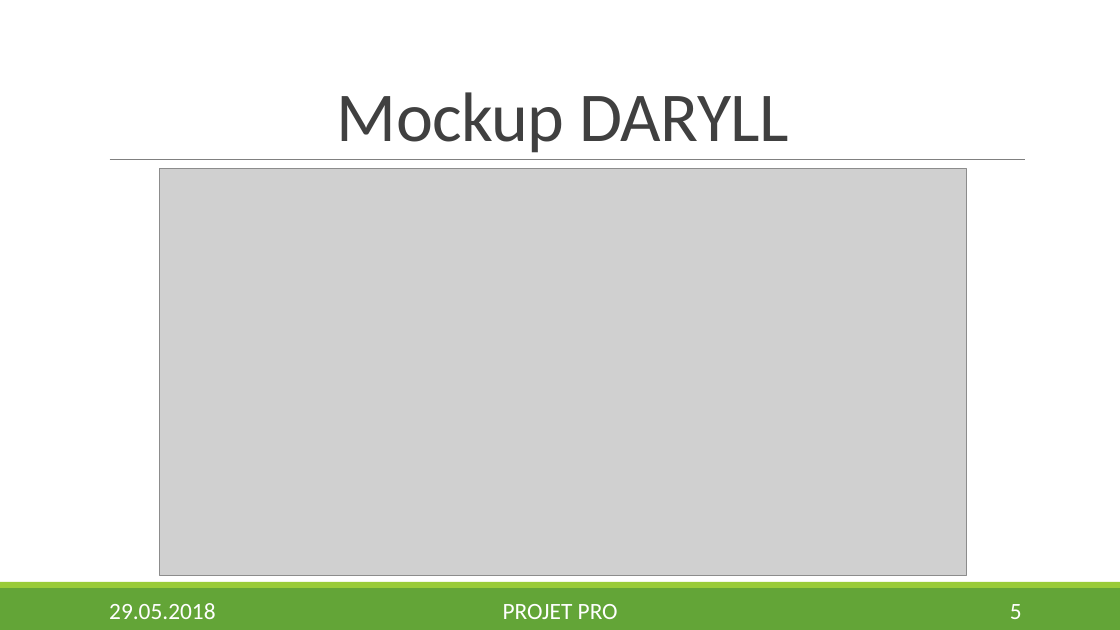
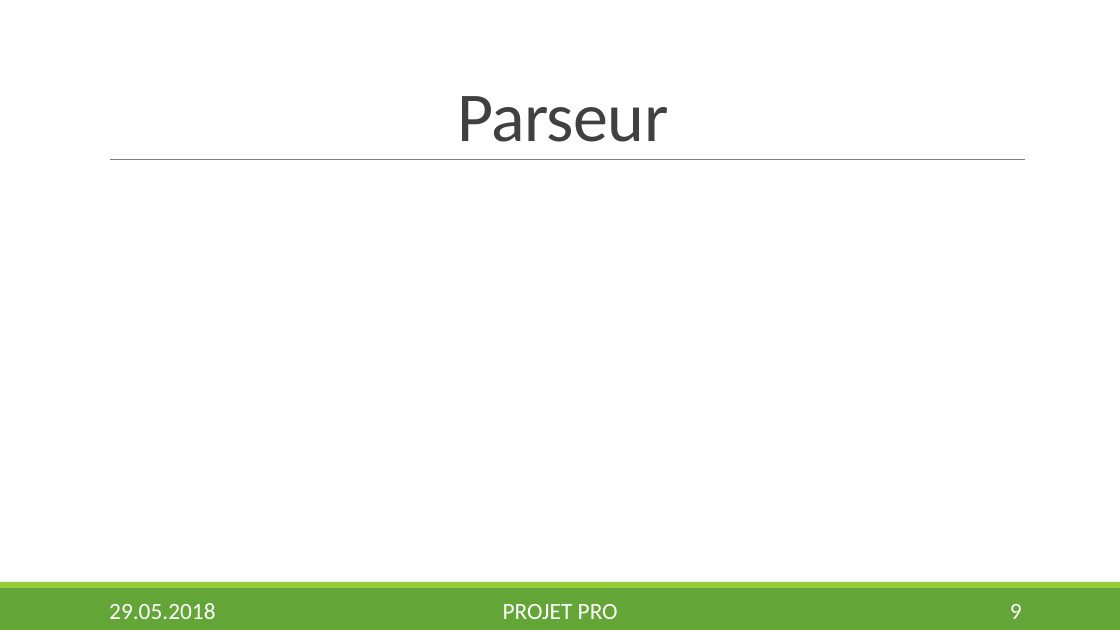
Before and after one commit to Nyahon/PRO, a slide deck: slide 9 of presentation/DaryllFinal.pptx (slide 5 before the commit). Drawn at 1120x630 pixels with LibreOffice and Linux fonts; fonts in the diff are those of the drawing; grey boxes stand for pictures; background and template pictures are left out. Boxes give left, top, right and bottom in pixels: in the first picture for what was removed or moved away, otherwise in the second. Text is boxed around its words. In the diff, an @@ line names an element or a change of style, - is before the commit and + after.

```diff
--- a/presentation/DaryllFinal.pptx
+++ b/presentation/DaryllFinal.pptx
@@ title at box(457, 96, 668, 142): text changed @@
-Mockup DARYLL
+Parseur
@@ picture removed at box(160, 169, 966, 576) @@
@@ page number at box(1010, 604, 1022, 619): text changed @@
-5
+9
```
Also in this commit, not shown: 7 other slides changed, 10 slides added, 1 other file.
